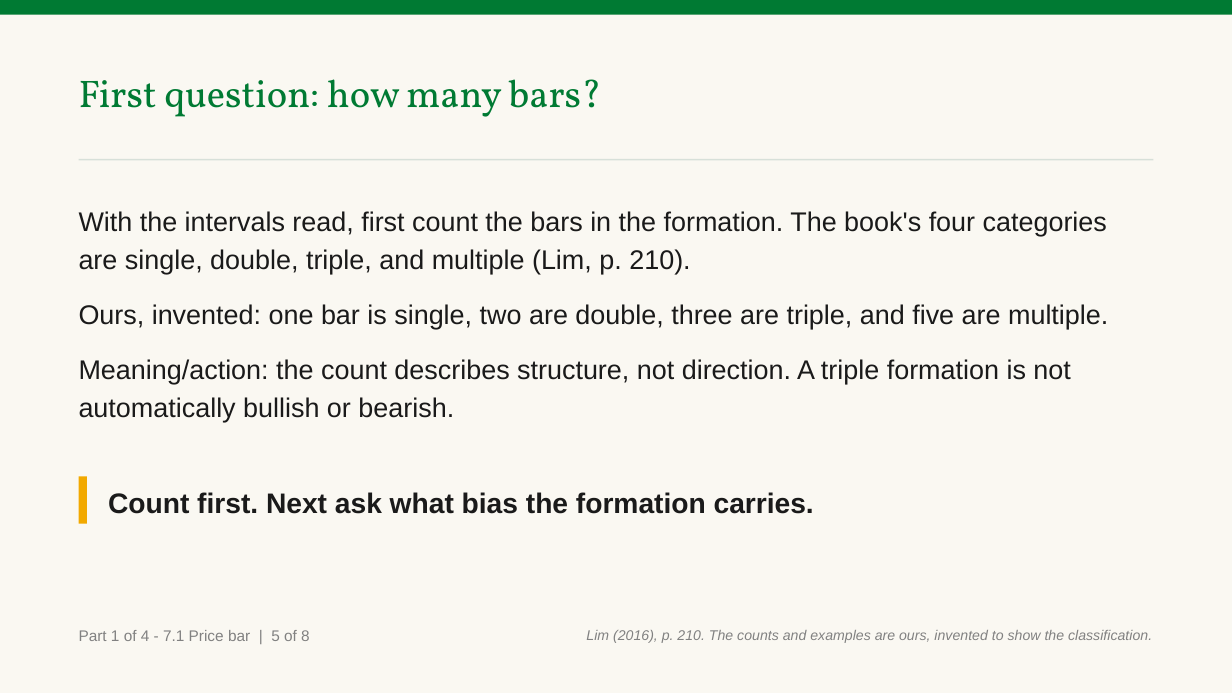
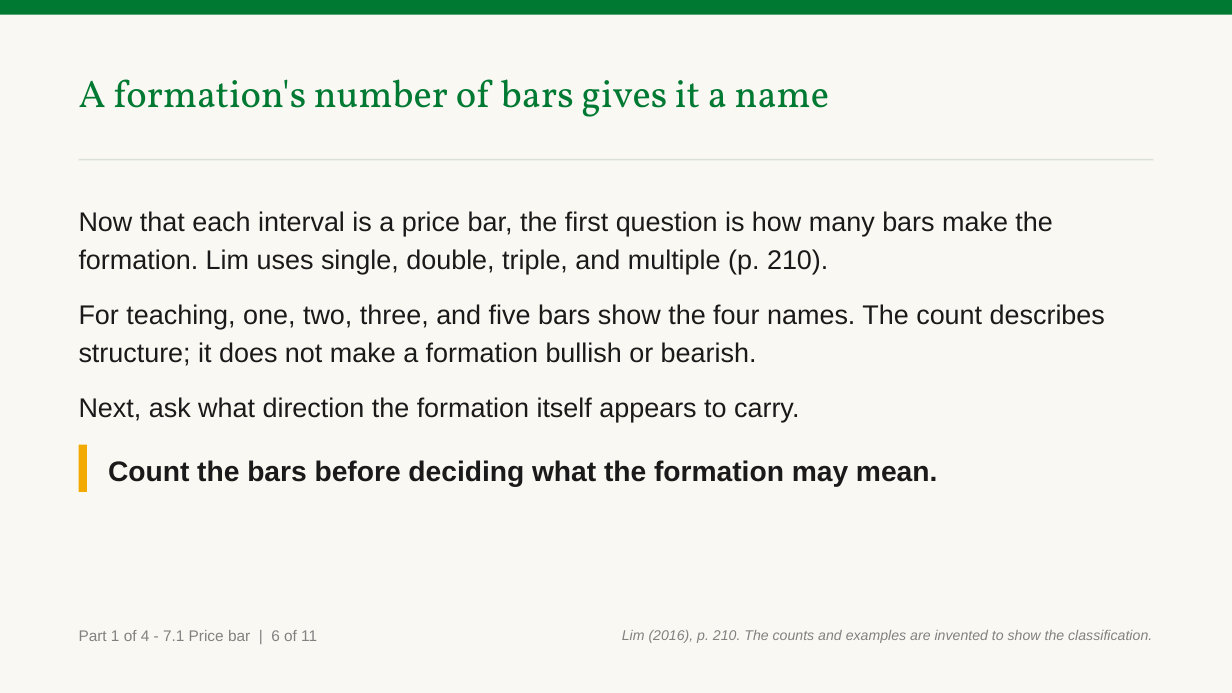
Before and after one commit to benjiesotelo-sudo/Telos_FIN1209, a slide deck: slide 14 of chapter-07/FIN1209-Chapter-07.pptx (slide 8 before the commit). Drawn at 1232x693 pixels with LibreOffice and Linux fonts; fonts in the diff are those of the drawing. Boxes give left, top, right and bottom in pixels: in the first picture for what was removed or moved away, otherwise in the second. Text is boxed around its words. In the diff, an @@ line names an element or a change of style, - is before the commit and + after.

```diff
--- a/chapter-07/FIN1209-Chapter-07.pptx
+++ b/chapter-07/FIN1209-Chapter-07.pptx
@@ text at [79, 79, 829, 117]: text changed @@
-First question: how many bars?
+A formation's number of bars gives it a name
@@ text at [79, 211, 1105, 422]: text changed @@
-With the intervals read, first count the bars in the formation. The book's four categories are single, double, triple, and multiple (Lim, p. 210).
-Ours, invented: one bar is single, two are double, three are triple, and five are multiple.
-Meaning/action: the count describes structure, not direction. A triple formation is not automatically bullish or bearish.
+Now that each interval is a price bar, the first question is how many bars make the formation. Lim uses single, double, triple, and multiple (p. 210).
+For teaching, one, two, three, and five bars show the four names. The count describes structure; it does not make a formation bullish or bearish.
+Next, ask what direction the formation itself appears to carry.
@@ rectangle: place and size @@
-rectangle at [79, 476, 87, 523]
+rectangle at [79, 445, 87, 492]
@@ text at [108, 460, 937, 487]: text changed @@
-Count first. Next ask what bias the formation carries.
+Count the bars before deciding what the formation may mean.
@@ text at [79, 630, 317, 641]: text changed @@
-Part 1 of 4 - 7.1 Price bar | 5 of 8
+Part 1 of 4 - 7.1 Price bar | 6 of 11
@@ text at [622, 630, 1152, 643]: text changed @@
-Lim (2016), p. 210. The counts and examples are ours, invented to show the classification.
+Lim (2016), p. 210. The counts and examples are invented to show the classification.
```
Also in this commit, not shown: 22 other slides changed, 217 slides added, 99 slides removed, 6 other files.
